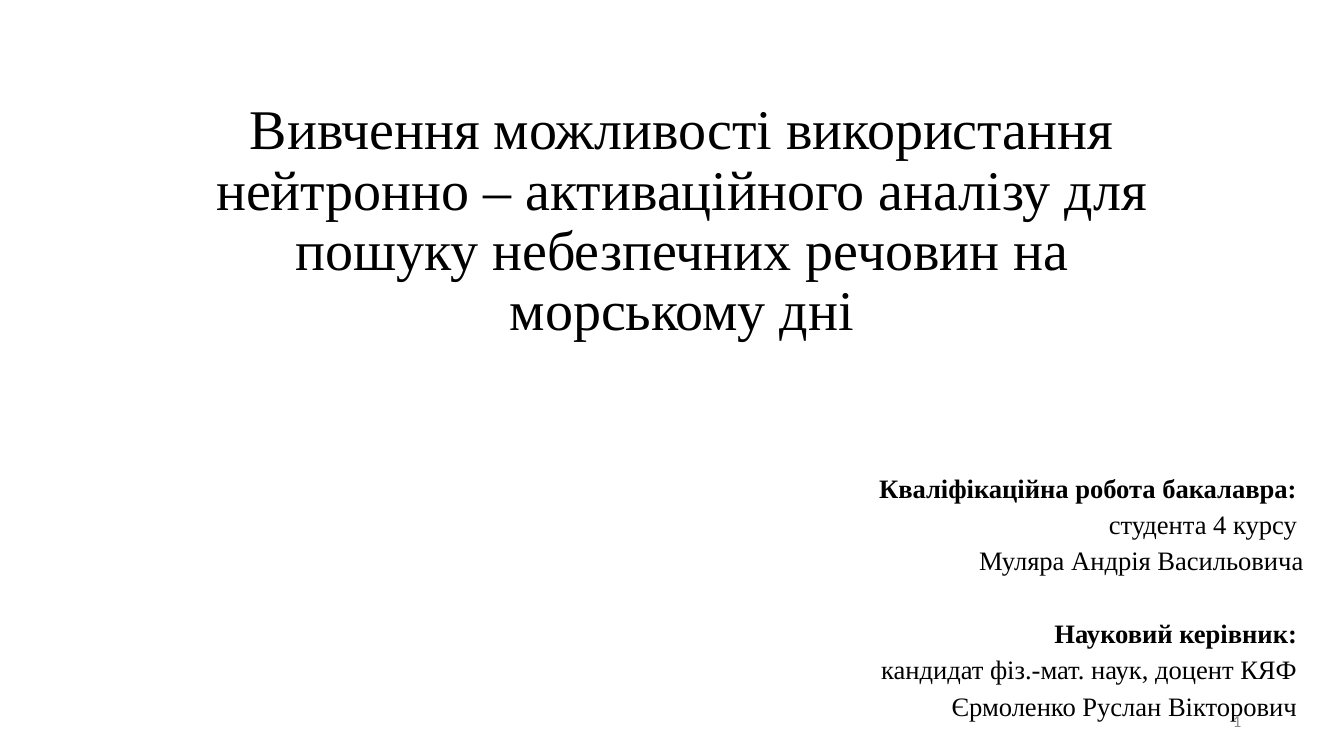
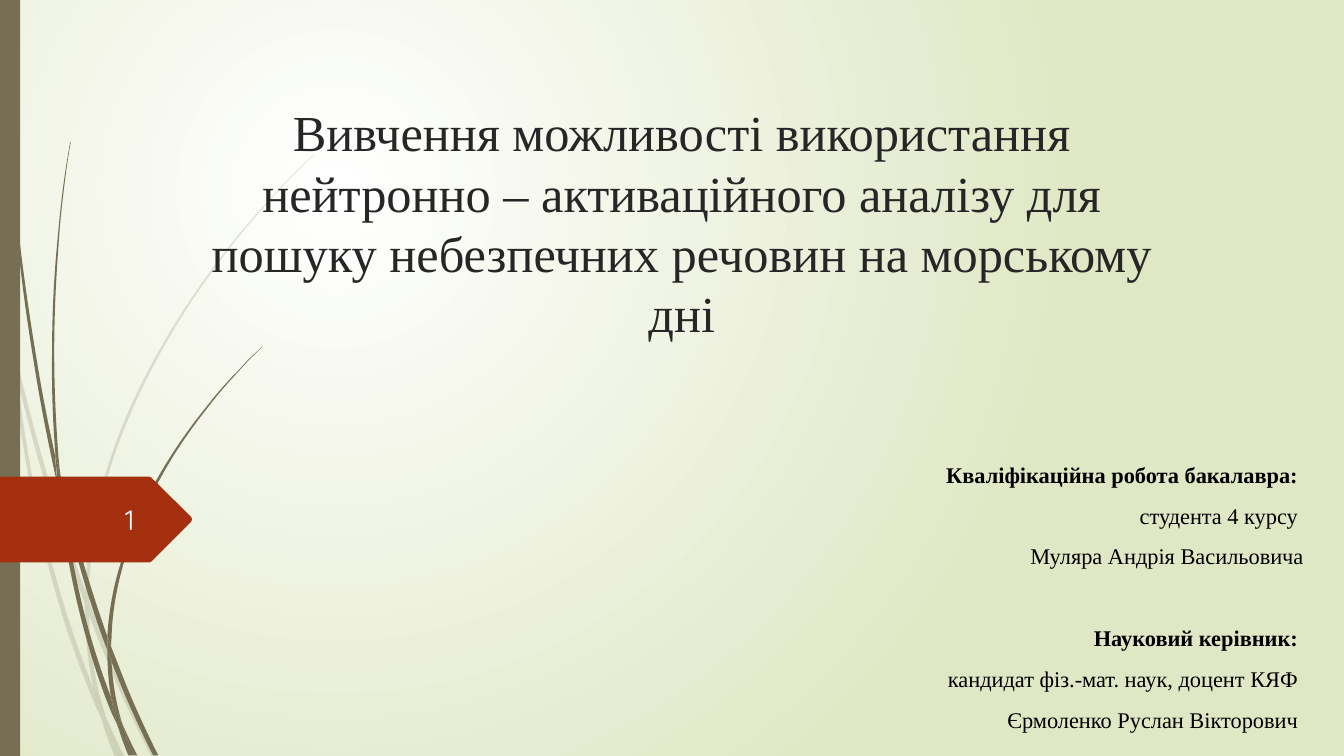
Before and after one commit to npd2020/diploms, a slide deck: slide 1 of a.mulyar/GW/Звіт/Муляр Андрій.pptx. Drawn at 1344x756 pixels with LibreOffice and Linux fonts; fonts in the diff are those of the drawing. Boxes give left, top, right and bottom in pixels: in the first picture for what was removed or moved away, otherwise in the second. Text is boxed around its words. In the diff, an @@ line names an element or a change of style, - is before the commit and + after.

```diff
--- a/a.mulyar/GW/Звіт/Муляр Андрій.pptx
+++ b/a.mulyar/GW/Звіт/Муляр Андрій.pptx
@@ background #FFFFFF to gradient #FFFFFF to #DFE8C4 @@
@@ rectangle added at (0,0,20,756), fill #766F54 @@
@@ title "Вивчення можливості використання нейтронно – ..." at (212,117,1152,342): size 40 to 36 pt, text colour #000000 to #262626; line spacing 0.9 to 1 @@
@@ subtitle "Кваліфікаційна робота бакалавра:" at (946,467,1304,733): size 19 to 16 pt; line spacing 0.7 to 1 @@
@@ freeform shape added at (0,477,193,563), fill #A53010 @@
@@ page number: place and size @@
-page number at (1233,714,1241,727)
+page number at (125,510,134,530)
@@ page number at (125,510,134,530): size 12 to 20 pt, font Calibri to Quicksand, text colour #8C8C8C to #FEFFFF @@
@@ group added at (0,154,315,756): 10 freeform shapes @@
@@ group added at (3,0,262,756): 12 freeform shapes @@
```
Also in this commit, not shown: 2 other slides changed, 7 slides added, 7 slides removed.
